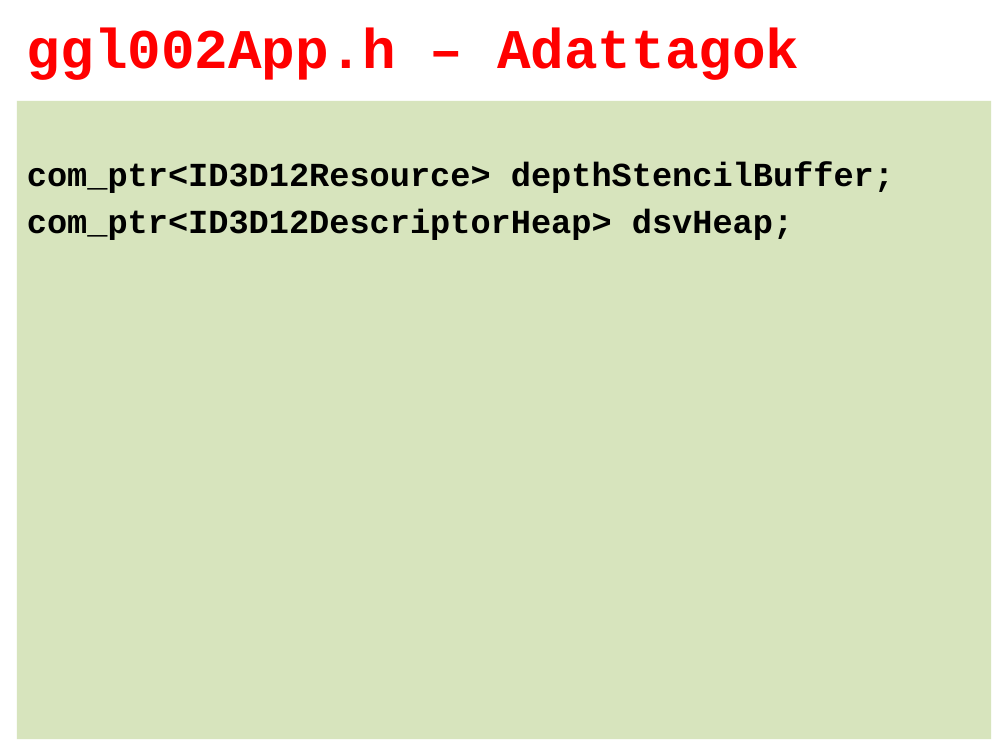
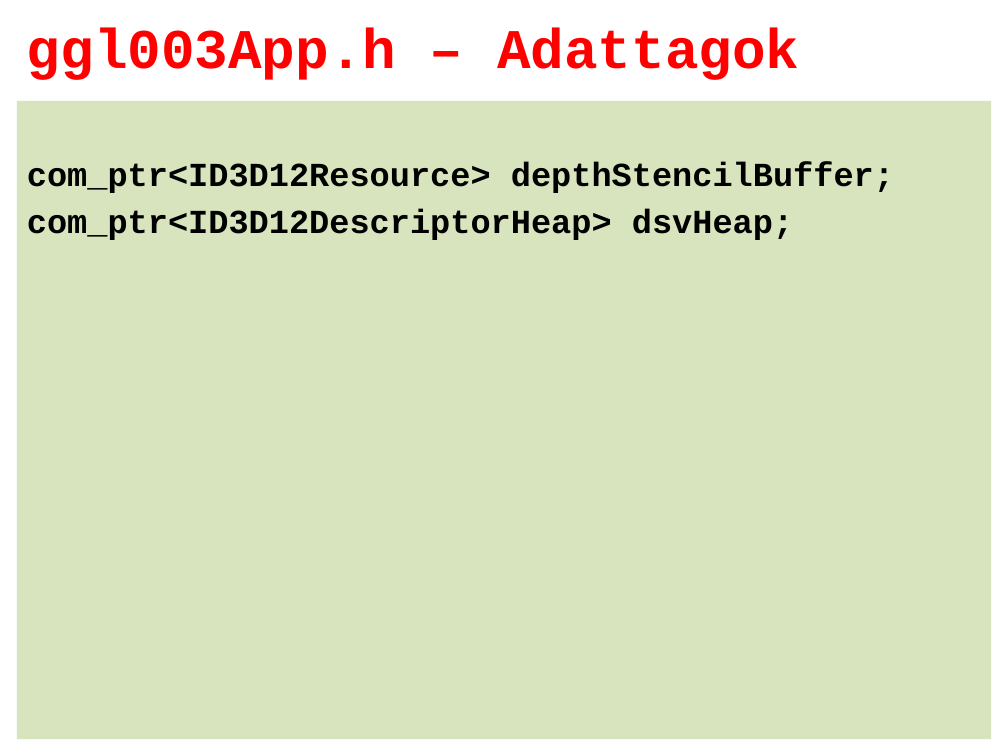
Before and after one commit to tyekx/dx12, a slide deck: slide 10 of Slides/ggl003-Assimp.pptx. Drawn at 1008x756 pixels with LibreOffice and Linux fonts; fonts in the diff are those of the drawing; background and template pictures are left out. Boxes give left, top, right and bottom in pixels: in the first picture for what was removed or moved away, otherwise in the second. Text is boxed around its words. In the diff, an @@ line names an element or a change of style, - is before the commit and + after.

```diff
--- a/Slides/ggl003-Assimp.pptx
+++ b/Slides/ggl003-Assimp.pptx
@@ title at [27, 28, 799, 80]: text changed @@
-ggl002App.h – Adattagok
+ggl003App.h – Adattagok
```
Also in this commit, not shown: 2 other slides changed, 7 other files.
